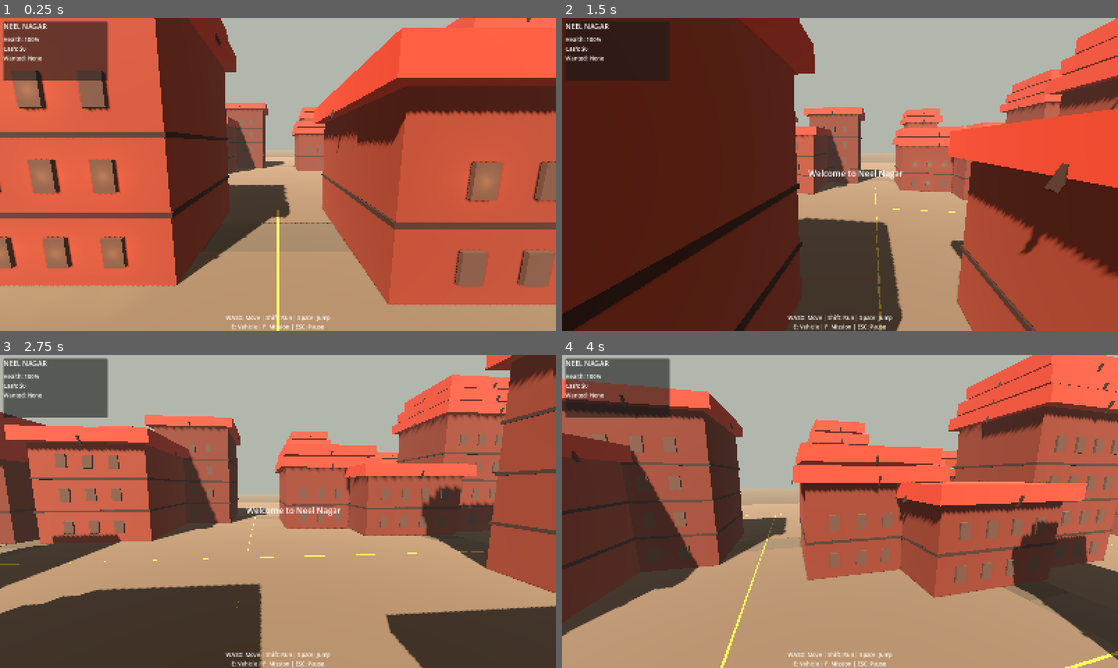
Above: before the commit, frames 1-4 (two rows, left to right).
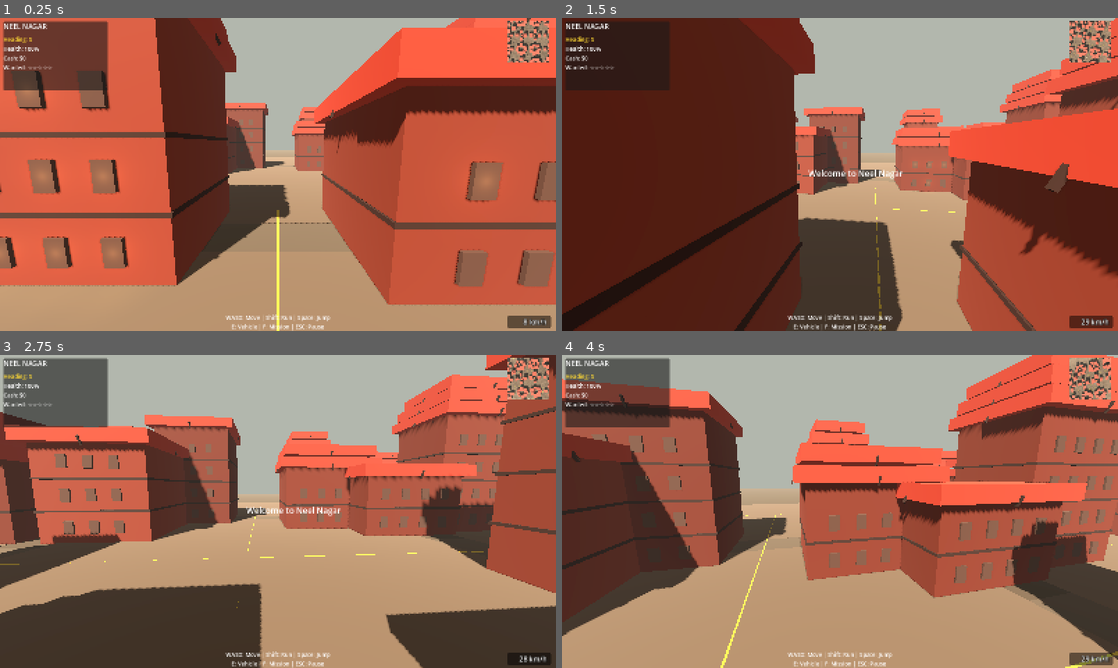
Above: after the commit, the same moments.

Repository: sauhardapathak/neel-nagar
Game: Godot game, scene res://scenes/Main.tscn
Same seed, same stepped clock (60 frames per second), same inputs: the game is played once before the commit and once after it.
Inputs (mouse positions are in pixels of both pictures, inside the frame that each line leads up to):
- Up to frame 1 (0.25 s): no input
- Up to frame 2 (1.5 s): tap Enter (ui_accept) at 0.5, 0.77 s; move the mouse to (867, 174) at 0.52 s; hold E (interact) 0.53-1.28 s; hold Up (ui_up) from 0.53 s (still down); click (867, 174) at 0.67 s; move the mouse to (812, 174) at 1.27 s; tap Space at 1.35 s
- Up to frame 3 (2.75 s): keep holding Up (ui_up); tap Enter (ui_accept) at 1.52 s; move the mouse to (289, 505) at 2.02 s; tap Q at 2.1 s
- Up to frame 4 (4 s): keep holding Up (ui_up); move the mouse to (834, 517) at 2.77 s; tap F at 2.85 s; click (834, 517) at 2.92 s; tap Enter (ui_accept) at 3.02, 3.77 s; move the mouse to (878, 514) at 3.52 s; tap C at 3.6 s

The runs differ from the first frame. In frame 1, 2.1% of the frame differs, in the area x 0-100%, y 0-100%; in frame 2, 2.2%; in frame 3, 2.1%; in frame 4, 2.2%.
Error before the commit: Invalid call. Nonexistent function 'get_mission_info (via call)' in base 'Node (MissionSystem)'. (res://scripts/game.gd:733)
Error after the commit: Invalid call. Nonexistent function 'get_mission_info (via call)' in base 'Node (MissionSystem)'. (res://scripts/game.gd:817)

Commit message:
HUD polish: compass, speedometer, minimap, mission arrow
- Added compass heading readout in info panel
- Added speedometer (km/h) bottom-right, reads player/vehicle velocity
- Added top-down minimap SubViewport camera following the player
- Added mission objective arrow with live distance
- Wanted meter now shows 5-star format
- Enlarged info panel for the new rows
- QA hook saves to res://qa_shot.png via ProjectSettings path
- Renamed remaining NeonHarbor folder references in README

Diff:
--- a/scripts/game.gd
+++ b/scripts/game.gd
@@ -30,6 +30,12 @@
 var _shot_mode := false
 var _shot_frames := 0
 
+var minimap_viewport: SubViewport
+var minimap_camera: Camera3D
+var compass_label: Label
+var speed_label: Label
+var mission_arrow: Label
+
 const NEPAL_BRICK := Color(0.545, 0.224, 0.165)
 const NEPAL_BRICK_DARK := Color(0.478, 0.231, 0.180)
 const NEPAL_WOOD := Color(0.243, 0.153, 0.137)
@@ -77,7 +83,7 @@
 	_shot_mode = OS.get_cmdline_args().has("--shot") or OS.get_cmdline_user_args().has("--shot")
 	if _shot_mode:
 		game_started = true
-		print("SHOT MODE ACTIVE - will save screenshot after 60 frames")
+		print("SHOT MODE ACTIVE - will save screenshot after 90 frames")
 
 	_build_environment()
 	_build_nepal_city()
@@ -596,7 +602,7 @@
 	var panel := PanelContainer.new()
 	panel.name = "InfoPanel"
 	panel.offset_right = 300
-	panel.offset_bottom = 140
+	panel.offset_bottom = 190
 	panel.position = Vector2(10, 10)
 	hud.add_child(panel)
 
@@ -612,6 +618,12 @@
 
 	var sep := HSeparator.new()
 	vbox.add_child(sep)
+
+	compass_label = Label.new()
+	compass_label.name = "Compass"
+	compass_label.text = "Heading: N"
+	compass_label.add_theme_color_override("font_color", Color(1.0, 0.85, 0.2))
+	vbox.add_child(compass_label)
 
 	var health_label := Label.new()
 	health_label.name = "Health"
@@ -645,6 +657,74 @@
 	controls.offset_top = -50
 	controls.horizontal_alignment = HORIZONTAL_ALIGNMENT_CENTER
 	hud.add_child(controls)
+
+	mission_arrow = Label.new()
+	mission_arrow.name = "MissionArrow"
+	mission_arrow.text = "▶"
+	mission_arrow.add_theme_font_size_override("font_size", 48)
+	mission_arrow.add_theme_color_override("font_color", Color(1.0, 0.85, 0.0))
+	mission_arrow.visible = false
+	mission_arrow.set_anchors_and_offsets_preset(Control.PRESET_CENTER)
+	mission_arrow.offset_top = -30
+	mission_arrow.offset_bottom = 30
+	mission_arrow.offset_left = -20
+	mission_arrow.offset_right = 20
+	hud.add_child(mission_arrow)
+
+	_setup_minimap()
+	_setup_speedometer()
+
+func _setup_minimap() -> void:
+	var container := SubViewportContainer.new()
+	container.name = "Minimap"
+	container.custom_minimum_size = Vector2(120, 120)
+	container.size = Vector2(120, 120)
+	var vs: Vector2 = get_viewport().get_visible_rect().size
+	container.position = Vector2(vs.x - 140, 10)
+	minimap_viewport = SubViewport.new()
+	minimap_viewport.name = "MinimapViewport"
+	minimap_viewport.size = Vector2i(120, 120)
+	minimap_viewport.render_target_update_mode = SubViewport.UPDATE_ALWAYS
+	minimap_viewport.transparent_bg = false
+	minimap_viewport.own_world_3d = false
+	container.add_child(minimap_viewport)
+	hud.add_child(container)
+	minimap_camera = Camera3D.new()
+	minimap_camera.name = "MinimapCamera"
+	minimap_camera.position = Vector3(0, 80, 0)
+	minimap_camera.rotation_degrees.x = -90
+	minimap_camera.projection = Camera3D.PROJECTION_ORTHOGONAL
+	minimap_camera.size = 120.0
+	minimap_camera.near = 0.5
+	minimap_camera.far = 200.0
+	minimap_viewport.add_child(minimap_camera)
+
+func _setup_speedometer() -> void:
+	speed_label = Label.new()
+	speed_label.name = "Speedometer"
+	speed_label.text = "0 km/h"
+	speed_label.add_theme_font_size_override("font_size", 20)
+	speed_label.add_theme_color_override("font_color", Color.WHITE)
+	speed_label.add_theme_color_override("font_outline_color", Color(0, 0, 0))
+	speed_label.add_theme_constant_override("outline_size", 4)
+	var sb := StyleBoxFlat.new()
+	sb.bg_color = Color(0, 0, 0, 0.5)
+	sb.content_margin_left = 12
+	sb.content_margin_right = 12
+	sb.content_margin_top = 4
+	sb.content_margin_bottom = 4
+	sb.corner_radius_top_left = 6
+	sb.corner_radius_top_right = 6
+	sb.corner_radius_bottom_left = 6
+	sb.corner_radius_bottom_right = 6
+	speed_label.add_theme_stylebox_override("normal", sb)
+	speed_label.set_anchors_and_offsets_preset(Control.PRESET_BOTTOM_RIGHT)
+	speed_label.offset_left = -140
+	speed_label.offset_top = -44
+	speed_label.offset_right = -14
+	speed_label.offset_bottom = -12
+	speed_label.horizontal_alignment = HORIZONTAL_ALIGNMENT_RIGHT
+	hud.add_child(speed_label)
 
 func _connect_systems() -> void:
 	missions.mission_started.connect(func(name: String) -> void:
@@ -675,10 +755,10 @@
 func _process(delta: float) -> void:
 	if _shot_mode:
 		_shot_frames += 1
-		if _shot_frames == 5:
+		if _shot_frames == 90:
 			var img := get_viewport().get_texture().get_image()
 			if img:
-				var save_path := "C:/Users/Administrator/Downloads/Documents/Godot_v4.7.2-stable_win64/NeonHarbor/qa_shot.png"
+				var save_path := ProjectSettings.globalize_path("res://qa_shot.png")
 				img.save_png(save_path)
 				print("Screenshot saved to: " + save_path)
 			else:
@@ -706,6 +786,10 @@
 	if missions.call("get_current_mission_info") != {}:
 		_check_mission_proximity()
 
+	_update_mission_arrow()
+	_update_compass()
+	_update_speedometer()
+	_update_minimap()
 	_update_hud()
 
 func _check_mission_proximity() -> void:
@@ -787,6 +871,76 @@
 	tween.tween_property(toast, "modulate:a", 0.0, 0.5)
 	tween.tween_callback(toast.queue_free)
 
+func _update_mission_arrow() -> void:
+	if not mission_arrow:
+		return
+	var info: Dictionary = missions.call("get_current_mission_info")
+	if info.is_empty():
+		mission_arrow.visible = false
+		return
+	var positions: Array = missions.current_mission.get("objective_positions", [])
+	var idx: int = info.get("objective_index", 0)
+	if idx >= positions.size():
+		mission_arrow.visible = false
+		return
+	var target_pos: Vector3 = positions[idx]
+	var player_pos: Vector3 = current_vehicle.global_position if player_in_vehicle and current_vehicle else player.global_position
+	var direction: Vector3 = target_pos - player_pos
+	var angle: float = atan2(direction.x, direction.z)
+	mission_arrow.rotation = -angle
+	var dist: float = player_pos.distance_to(target_pos)
+	mission_arrow.text = "▶ " + str(int(dist)) + "m"
+	mission_arrow.visible = true
+
+func _update_compass() -> void:
+	if not compass_label or not player:
+		return
+	var forward := -player.global_transform.basis.z
+	var heading := rad_to_deg(atan2(forward.x, forward.z))
+	if heading < 0:
+		heading += 360.0
+	var dir := ""
+	if heading >= 337.5 or heading < 22.5:
+		dir = "N"
+	elif heading >= 22.5 and heading < 67.5:
+		dir = "NE"
+	elif heading >= 67.5 and heading < 112.5:
+		dir = "E"
+	elif heading >= 112.5 and heading < 157.5:
+		dir = "SE"
+	elif heading >= 157.5 and heading < 202.5:
+		dir = "S"
+	elif heading >= 202.5 and heading < 247.5:
+		dir = "SW"
+	elif heading >= 247.5 and heading < 292.5:
+		dir = "W"
+	else:
+		dir = "NW"
+	compass_label.text = "Heading: " + dir
+
+func _update_speedometer() -> void:
+	if not speed_label:
+		return
+	var speed_kmh := 0.0
+	if player_in_vehicle and current_vehicle:
+		speed_kmh = current_vehicle.linear_velocity.length() * 3.6
+	elif player:
+		speed_kmh = player.velocity.length() * 3.6
+	speed_label.text = "%d km/h" % int(speed_kmh)
+
+func _update_minimap() -> void:
+	if not minimap_camera or not player:
+		return
+	var pp: Vector3 = player.global_position
+	if player_in_vehicle and current_vehicle:
+		pp = current_vehicle.global_position
+	var above := pp + Vector3(0, 80, 0)
+	var fwd := -player.global_transform.basis.z
+	var up := Vector3(fwd.x, 0, fwd.z)
+	if up.length() < 0.01:
+		up = Vector3(0, 0, -1)
+	minimap_camera.look_at_from_position(above, pp, up.normalized())
+
 func _update_hud() -> void:
 	var info_panel := hud.get_node_or_null("InfoPanel/Info")
 	if not info_panel:
@@ -794,9 +948,12 @@
 	info_panel.get_node("Health").text = "Health: %d%%" % health
 	info_panel.get_node("Cash").text = "Cash: $%d" % cash
 	var stars := ""
-	for i in range(wanted_level):
-		stars += "*"
-	info_panel.get_node("Wanted").text = "Wanted: " + ("None" if wanted_level == 0 else stars)
+	for i in range(5):
+		if i < wanted_level:
+			stars += "★"
+		else:
+			stars += "☆"
+	info_panel.get_node("Wanted").text = "Wanted: " + ("☆☆☆☆☆" if wanted_level == 0 else stars)
 	info_panel.get_node("Mission").text = current_mission if current_mission != "" else ""
 	var mission_info: Dictionary = missions.call("get_current_mission_info")
 	var time_remaining: float = mission_info.get("time_remaining", -1.0)
Binary file changed: qa_shot.png
Not shown, changed: README.md
